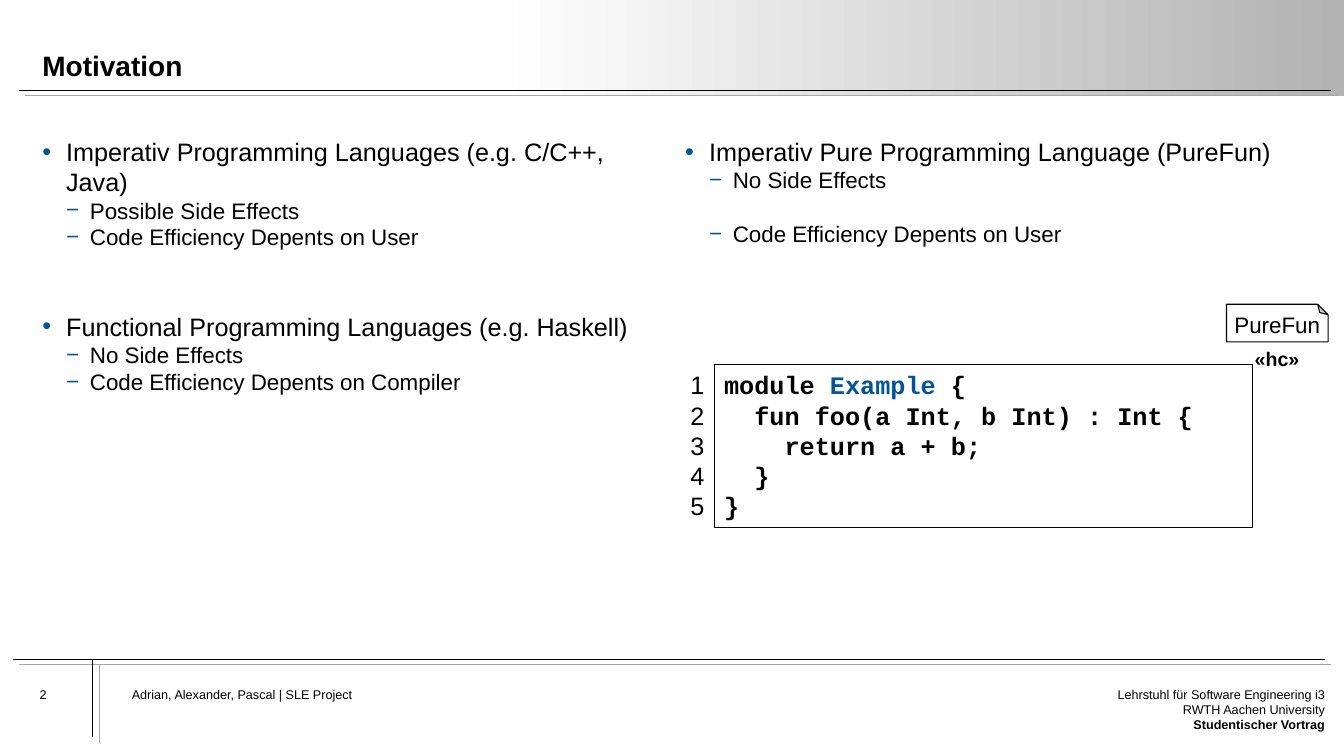
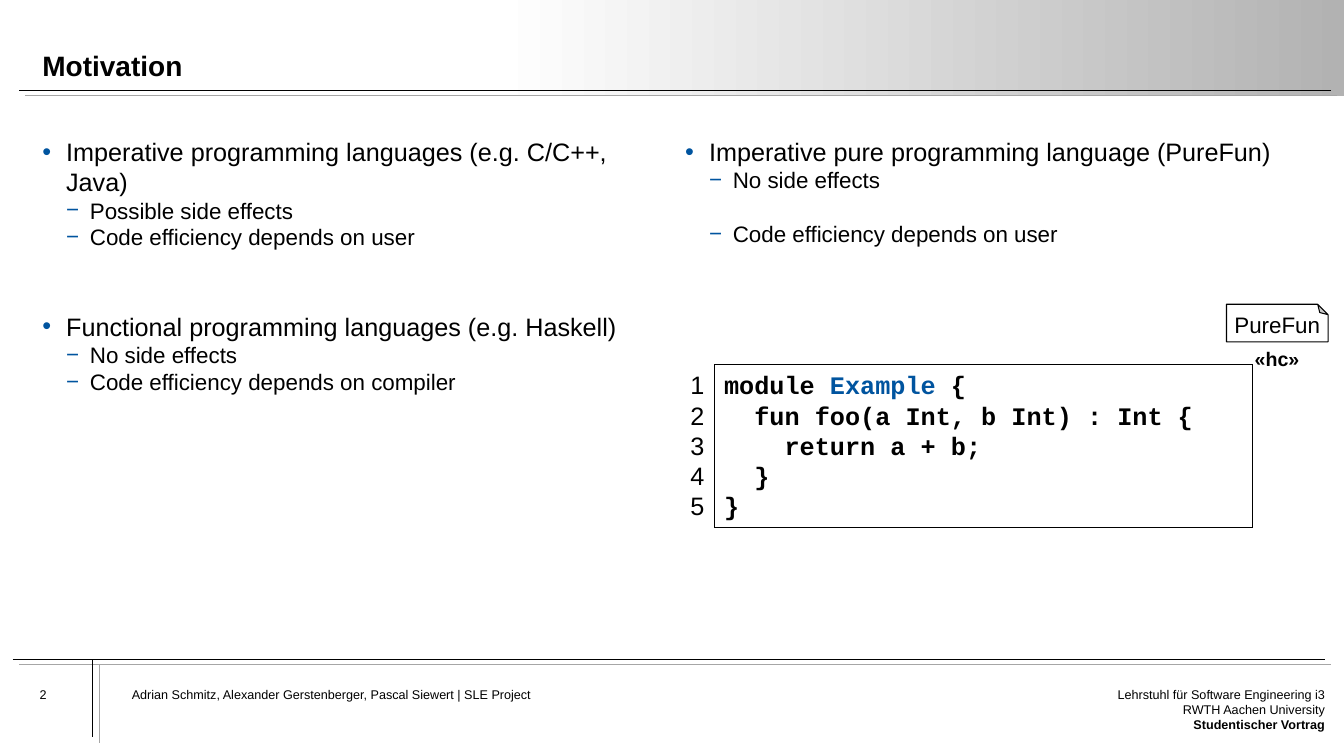
Before and after one commit to Atrisan/PureFun, a slide deck: slide 2 of Presentation/PureFun-Presentation.pptx. Drawn at 1344x756 pixels with LibreOffice and Linux fonts; fonts in the diff are those of the drawing. Boxes give left, top, right and bottom in pixels: in the first picture for what was removed or moved away, otherwise in the second. Text is boxed around its words. In the diff, an @@ line names an element or a change of style, - is before the commit and + after.

```diff
--- a/Presentation/PureFun-Presentation.pptx
+++ b/Presentation/PureFun-Presentation.pptx
@@ text at <box>66,142,616,395</box>: text changed @@
-• Imperativ Programming Languages (e.g. C/C++, Java)
-  − Possible Side Effects
-  − Code Efficiency Depents on User
-• Functional Programming Languages (e.g. Haskell)
-  − No Side Effects
-  − Code Efficiency Depents on Compiler
+• Imperative programming languages (e.g. C/C++, Java)
+  − Possible side effects
+  − Code efficiency depends on user
+• Functional programming languages (e.g. Haskell)
+  − No side effects
+  − Code efficiency depends on compiler
@@ text at <box>709,142,1270,247</box>: text changed @@
-• Imperativ Pure Programming Language (PureFun)
-  − No Side Effects
-  − Code Efficiency Depents on User
+• Imperative pure programming language (PureFun)
+  − No side effects
+  − Code efficiency depends on user
@@ text at <box>132,690,531,702</box>: text changed @@
-Adrian, Alexander, Pascal | SLE Project
+Adrian Schmitz, Alexander Gerstenberger, Pascal Siewert | SLE Project
```
Also in this commit, not shown: 8 other slides changed, 2 other files.
